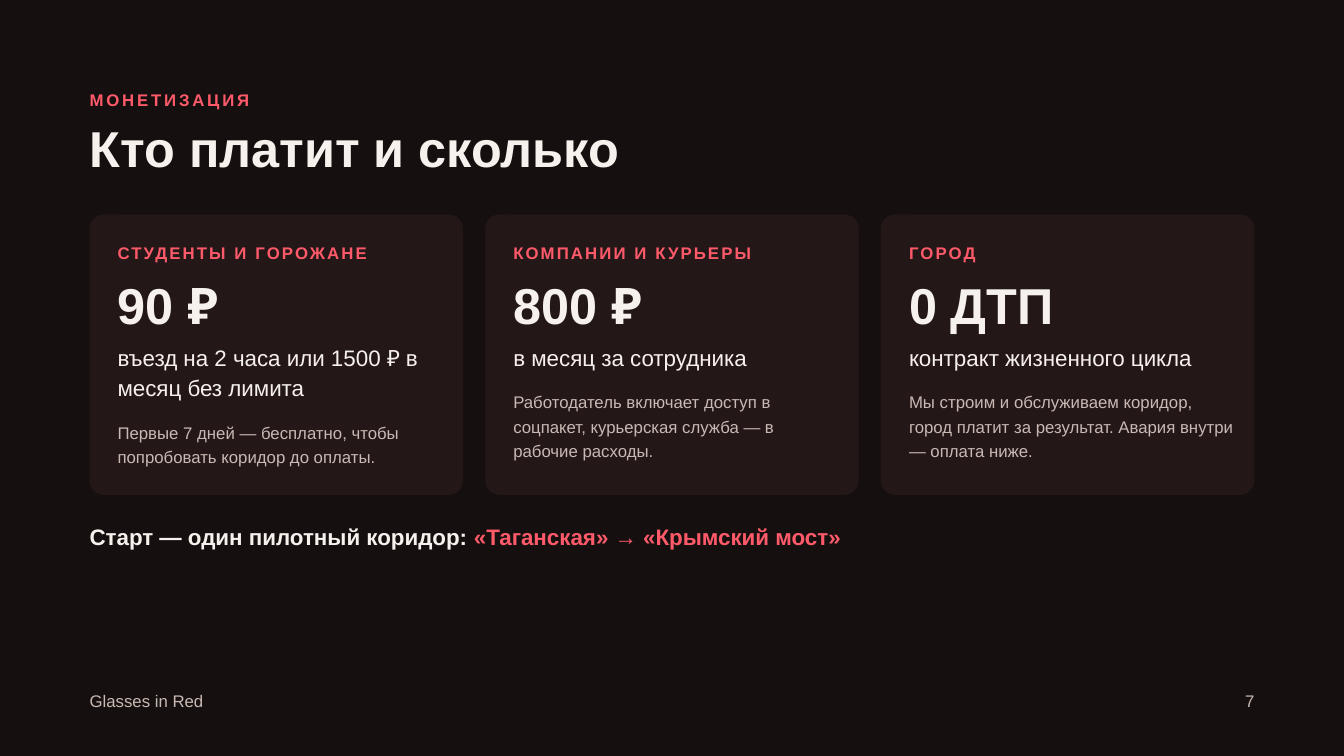
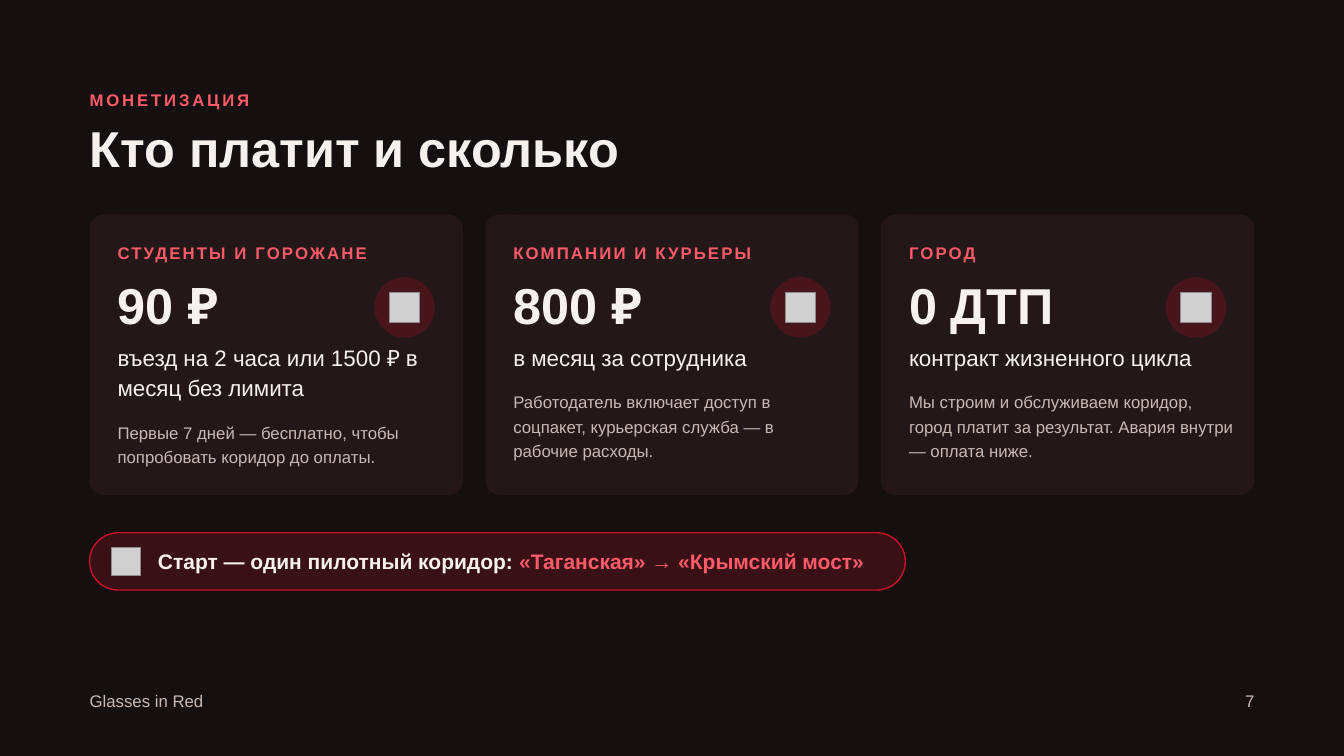
Before and after one commit to GARCIERcas/glasses-in-red, a slide deck: slide 7 of Glasses_in_Red_video.pptx. Drawn at 1344x756 pixels with LibreOffice and Linux fonts; fonts in the diff are those of the drawing; grey boxes stand for pictures. Boxes give left, top, right and bottom in pixels: in the first picture for what was removed or moved away, otherwise in the second. Text is boxed around its words. In the diff, an @@ line names an element or a change of style, - is before the commit and + after.

```diff
--- a/Glasses_in_Red_video.pptx
+++ b/Glasses_in_Red_video.pptx
@@ ellipse added at box(374, 277, 435, 338), fill #C8102E at 22% opacity @@
@@ picture added at box(389, 292, 419, 323) @@
@@ ellipse added at box(770, 277, 831, 338), fill #C8102E at 22% opacity @@
@@ picture added at box(785, 292, 816, 323) @@
@@ ellipse added at box(1167, 277, 1227, 338), fill #C8102E at 22% opacity @@
@@ picture added at box(1182, 292, 1212, 323) @@
@@ rounded rectangle added at box(90, 533, 905, 591), fill #C8102E at 20% opacity, outline #C8102E 1 pt @@
@@ text "Старт — один пилотный коридор: ...": place and size @@
-text "Старт — один пилотный коридор: ..." at box(90, 528, 840, 550)
+text "Старт — один пилотный коридор: ..." at box(158, 553, 863, 574)
@@ text "Старт — один пилотный коридор: ..." at box(158, 553, 863, 574): size 16 to 15 pt; line spacing 19.2pt to 1; vertical alignment top to middle @@
@@ picture added at box(112, 547, 140, 576) @@
```
Also in this commit, not shown: 4 other slides changed.
